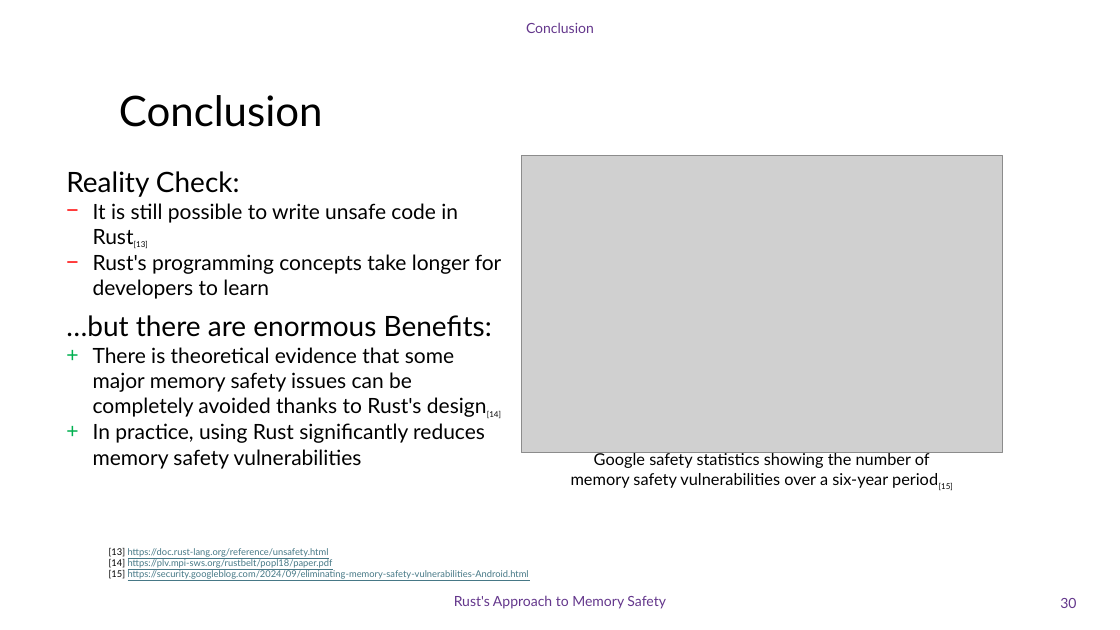
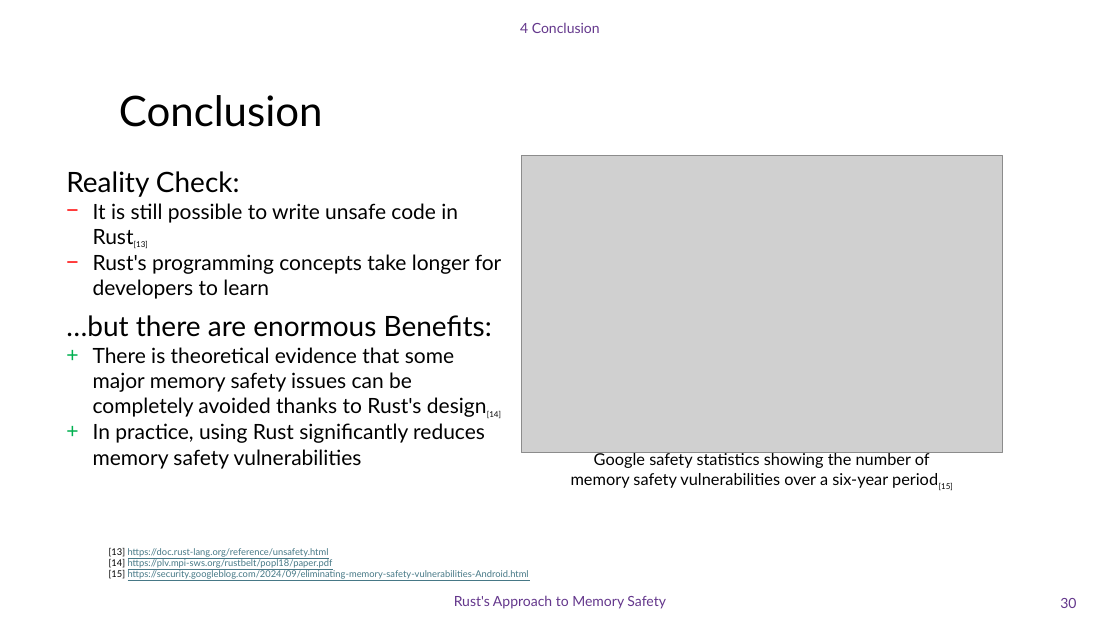
Before and after one commit to DavidGinfo/c-runtime-vs-rust-compiletime, a slide deck: slide 30 of Memory_Safety_Rust.pptx. Drawn at 1120x630 pixels with LibreOffice and Linux fonts; fonts in the diff are those of the drawing; grey boxes stand for pictures; background and template pictures are left out. Boxes give left, top, right and bottom in pixels: in the first picture for what was removed or moved away, otherwise in the second. Text is boxed around its words. In the diff, an @@ line names an element or a change of style, - is before the commit and + after.

```diff
--- a/Memory_Safety_Rust.pptx
+++ b/Memory_Safety_Rust.pptx
@@ text at [520, 22, 600, 33]: text changed @@
-Conclusion
+4 Conclusion
```
Also in this commit, not shown: 29 other slides changed, 2 other files.
